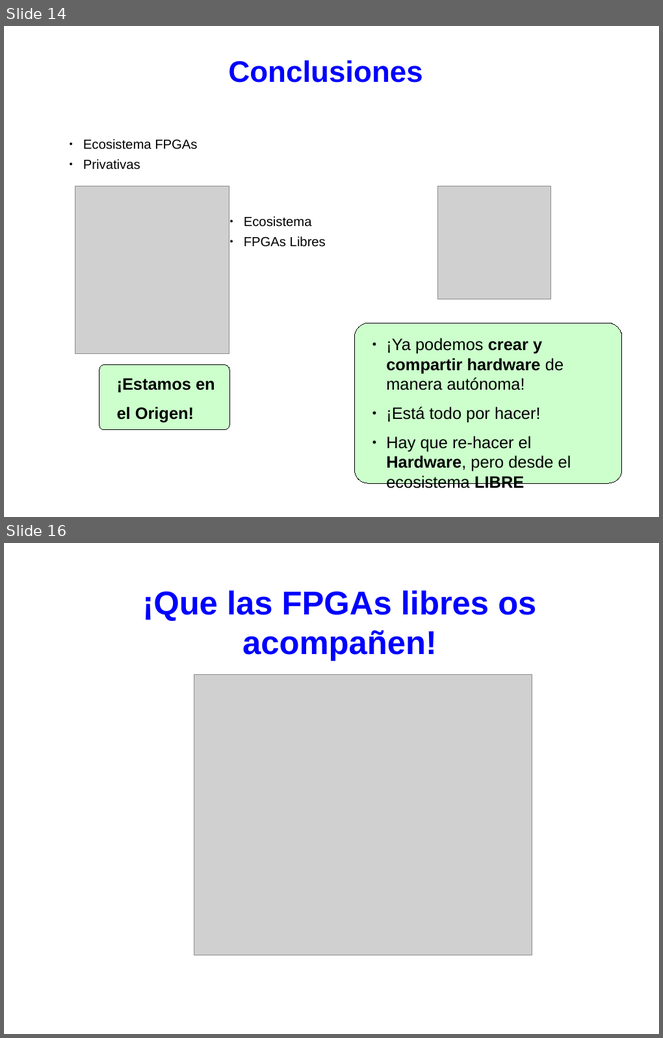
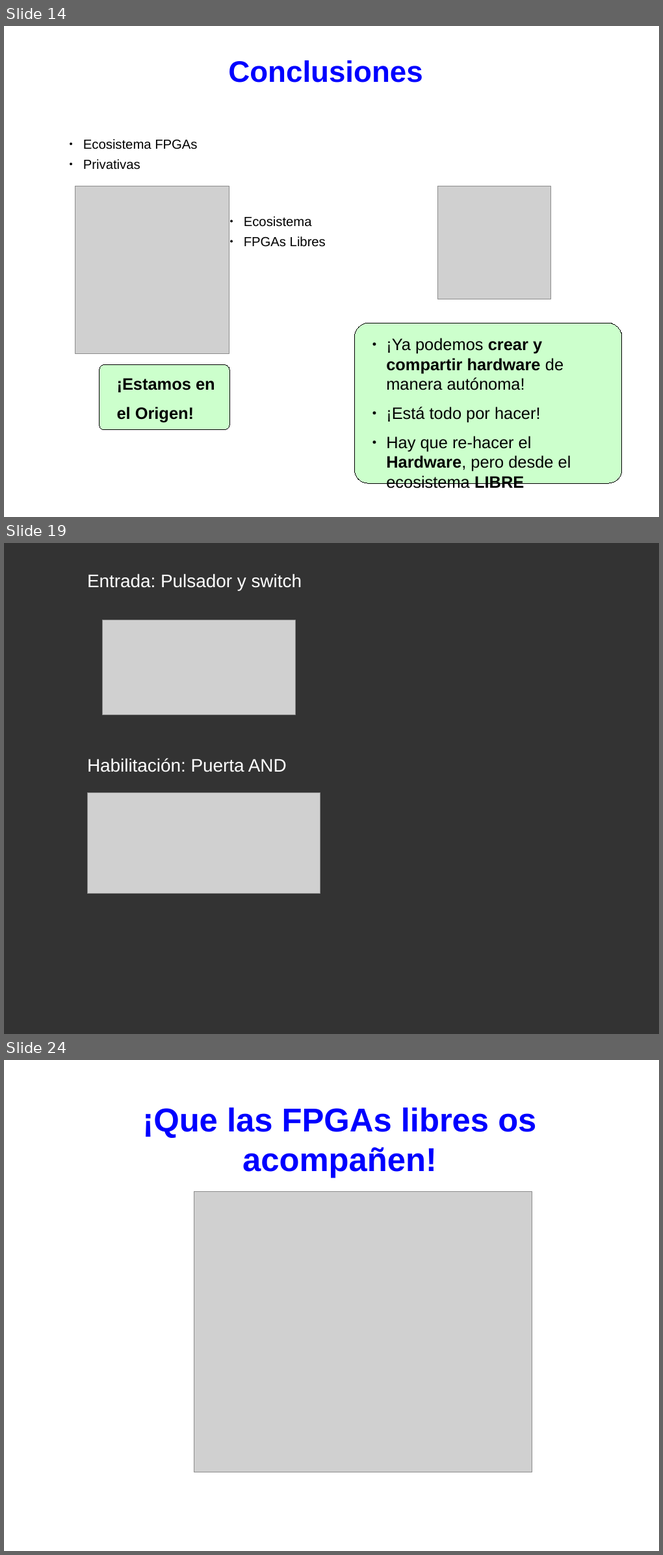
Before and after one commit to Obijuan/myslides, a slide deck: 2021-09-11-FPGAs-Libres-Jornadas-Hw-Libre-Brasi/2021-09-11-FPGAs-libres-Brasil.odp. Shown one above the other, each under a label of ours: slides 14 and 16 before the commit, slides 14, 19 and 24 after it; the slides between them are not shown. The pictures are 663x1038 and 663x1555 pixels, drawn with LibreOffice and Linux fonts; fonts in the diff are those of the drawing; grey boxes stand for pictures. Boxes give left, top, right and bottom in pixels: in the first picture for what was removed or moved away, otherwise in the second. Text is boxed around its words. In the diff, an @@ line names an element or a change of style, - is before the commit and + after.

```diff
--- a/2021-09-11-FPGAs-Libres-Jornadas-Hw-Libre-Brasi/2021-09-11-FPGAs-libres-Brasil.odp
+++ b/2021-09-11-FPGAs-Libres-Jornadas-Hw-Libre-Brasi/2021-09-11-FPGAs-libres-Brasil.odp
@@ slide 19 added at <box>4,543,659,1034</box>, background #333333 @@
@@ text added at <box>87,574,302,591</box>, 22 pt, text #FFFFFF @@
+Entrada: Pulsador y switch
@@ picture added at <box>102,620,295,715</box> @@
@@ text added at <box>87,758,287,772</box>, 22 pt, text #FFFFFF @@
+Habilitación: Puerta AND
@@ picture added at <box>87,793,321,894</box> @@
@@ what was slide 16 is now slide 24 @@
```
Also in this commit, not shown: 3 slides changed, 8 other slides added, 1 other file.
